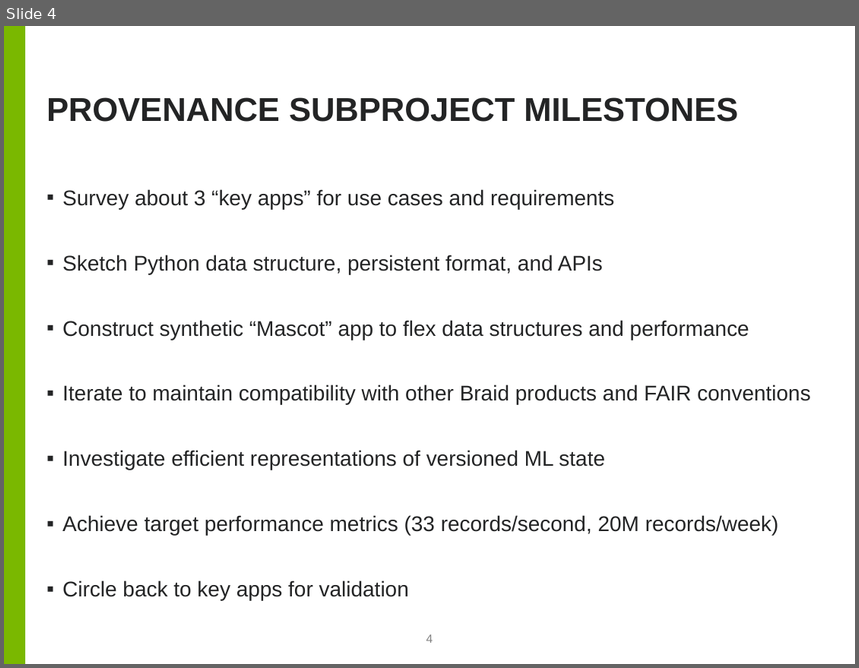
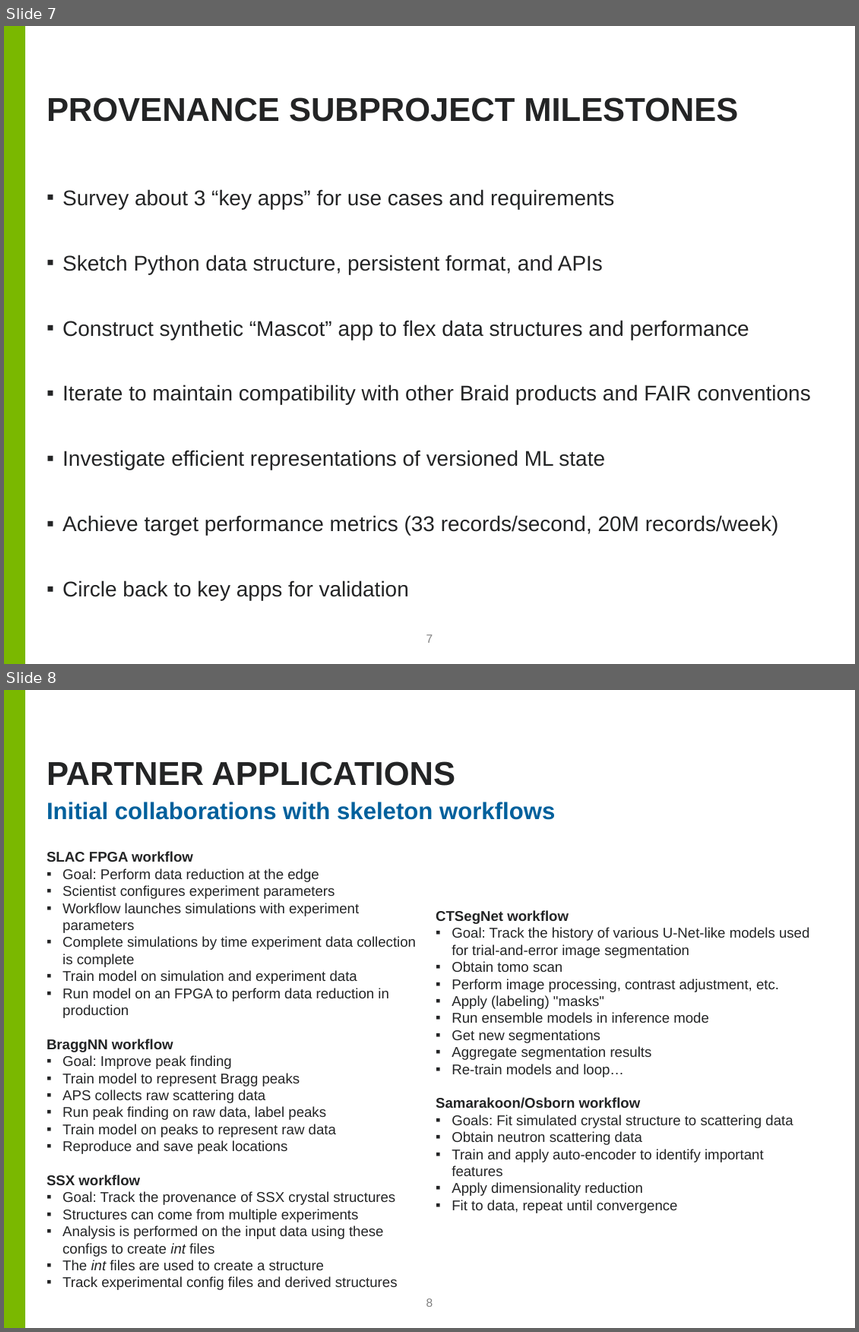
Before and after one commit to ANL-Braid/Pubs, a slide deck: 2021/JLESC/Braid-DB.pptx. Shown one above the other, each under a label of ours: slide 4 before the commit, slides 7 and 8 after it. The pictures are 859x668 and 859x1332 pixels, drawn with LibreOffice and Linux fonts; fonts in the diff are those of the drawing; background and template pictures are left out. Boxes give left, top, right and bottom in pixels: in the first picture for what was removed or moved away, otherwise in the second. Text is boxed around its words. In the diff, an @@ line names an element or a change of style, - is before the commit and + after.

```diff
--- a/2021/JLESC/Braid-DB.pptx
+++ b/2021/JLESC/Braid-DB.pptx
@@ slide 8 added at <box>4,690,855,1328</box>, background #FFFFFF; not listed: 1 template element that a slide beside it also shows @@
@@ title added at <box>47,761,455,786</box>, 28 pt, text #232425, bold @@
+PARTNER APPLICATIONS
@@ text added at <box>47,802,555,820</box>, 20 pt, text #00609C, bold @@
+Initial collaborations with skeleton workflows
@@ text added at <box>47,851,416,1287</box>, 12 pt, text #232425 @@
+SLAC FPGA workflow
+▪ Goal: Perform data reduction at the edge
+▪ Scientist configures experiment parameters
+▪ Workflow launches simulations with experiment parameters
+▪ Complete simulations by time experiment data collection is complete
+▪ Train model on simulation and experiment data
+▪ Run model on an FPGA to perform data reduction in production
+BraggNN workflow
+▪ Goal: Improve peak finding
+▪ Train model to represent Bragg peaks
+▪ APS collects raw scattering data
+▪ Run peak finding on raw data, label peaks
+▪ Train model on peaks to represent raw data
+▪ Reproduce and save peak locations
+SSX workflow
+▪ Goal: Track the provenance of SSX crystal structures
+▪ Structures can come from multiple experiments
+▪ Analysis is performed on the input data using these configs to create int files
+▪ The int files are used to create a structure
+▪ Track experimental config files and derived structures
@@ text added at <box>436,910,810,1214</box>, 12 pt, text #232425 @@
+CTSegNet workflow
+▪ Goal: Track the history of various U-Net-like models used for trial-and-error image segmentation
+▪ Obtain tomo scan
+▪ Perform image processing, contrast adjustment, etc.
+▪ Apply (labeling) "masks"
+▪ Run ensemble models in inference mode
+▪ Get new segmentations
+▪ Aggregate segmentation results
+▪ Re-train models and loop…
+Samarakoon/Osborn workflow
+▪ Goals: Fit simulated crystal structure to scattering data
+▪ Obtain neutron scattering data
+▪ Train and apply auto-encoder to identify important features
+▪ Apply dimensionality reduction
+▪ Fit to data, repeat until convergence
@@ page number added at <box>427,1299,433,1307</box>, 10 pt, text #808080 @@
+8
@@ what was slide 4 is now slide 7 @@
@@ page number at <box>427,635,433,643</box>: text changed @@
-4
+7
```
Also in this commit, not shown: 1 slide changed, 5 other slides added.
